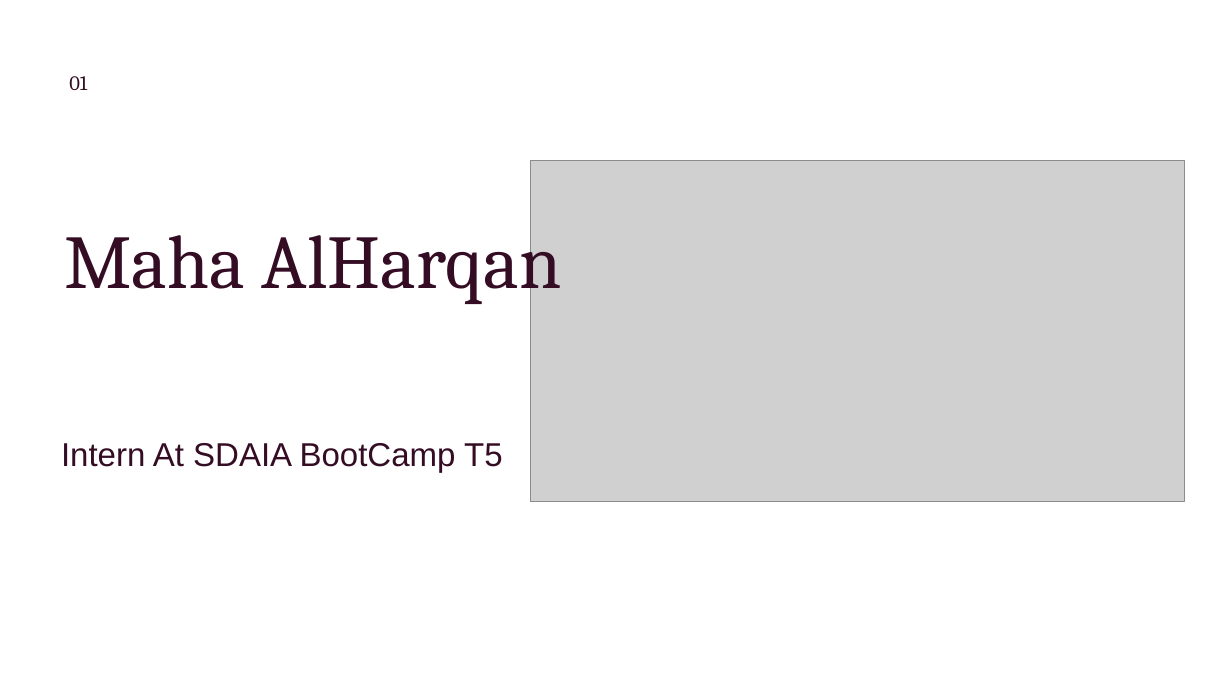
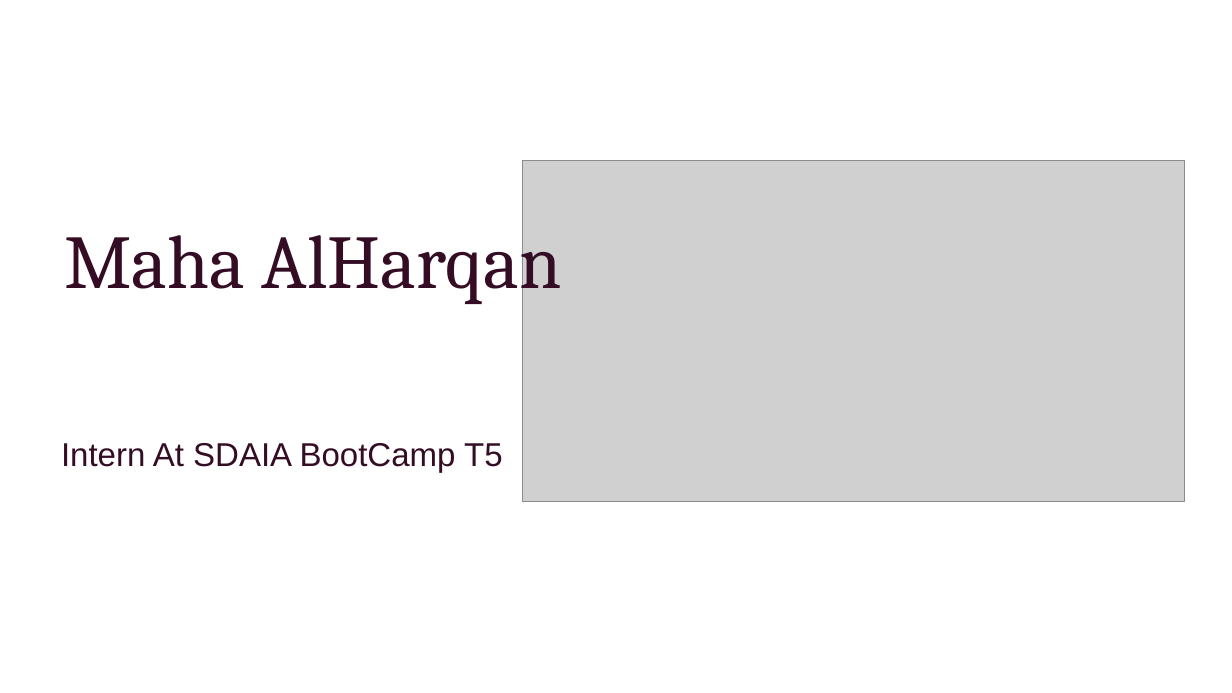
Before and after one commit to MahaAharqan/Data-Science-Artificial-Intelligence-Machine-Learning, a slide deck: slide 1 of Presentation.pptx. Drawn at 1232x693 pixels with LibreOffice and Linux fonts; fonts in the diff are those of the drawing; grey boxes stand for pictures. Boxes give left, top, right and bottom in pixels: in the first picture for what was removed or moved away, otherwise in the second. Text is boxed around its words. In the diff, an @@ line names an element or a change of style, - is before the commit and + after.

```diff
--- a/Presentation.pptx
+++ b/Presentation.pptx
@@ text removed at box(69, 76, 87, 90) @@
-01
@@ picture: place and size @@
-picture at box(530, 160, 1184, 501)
+picture at box(522, 160, 1185, 501)
```
Also in this commit, not shown: 9 other slides changed.
